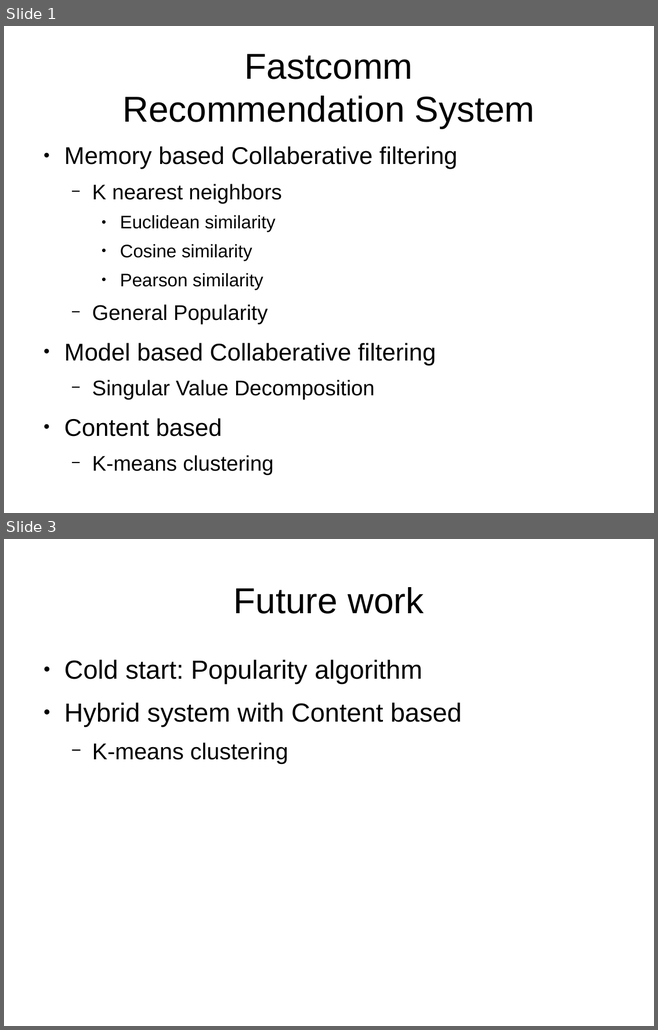
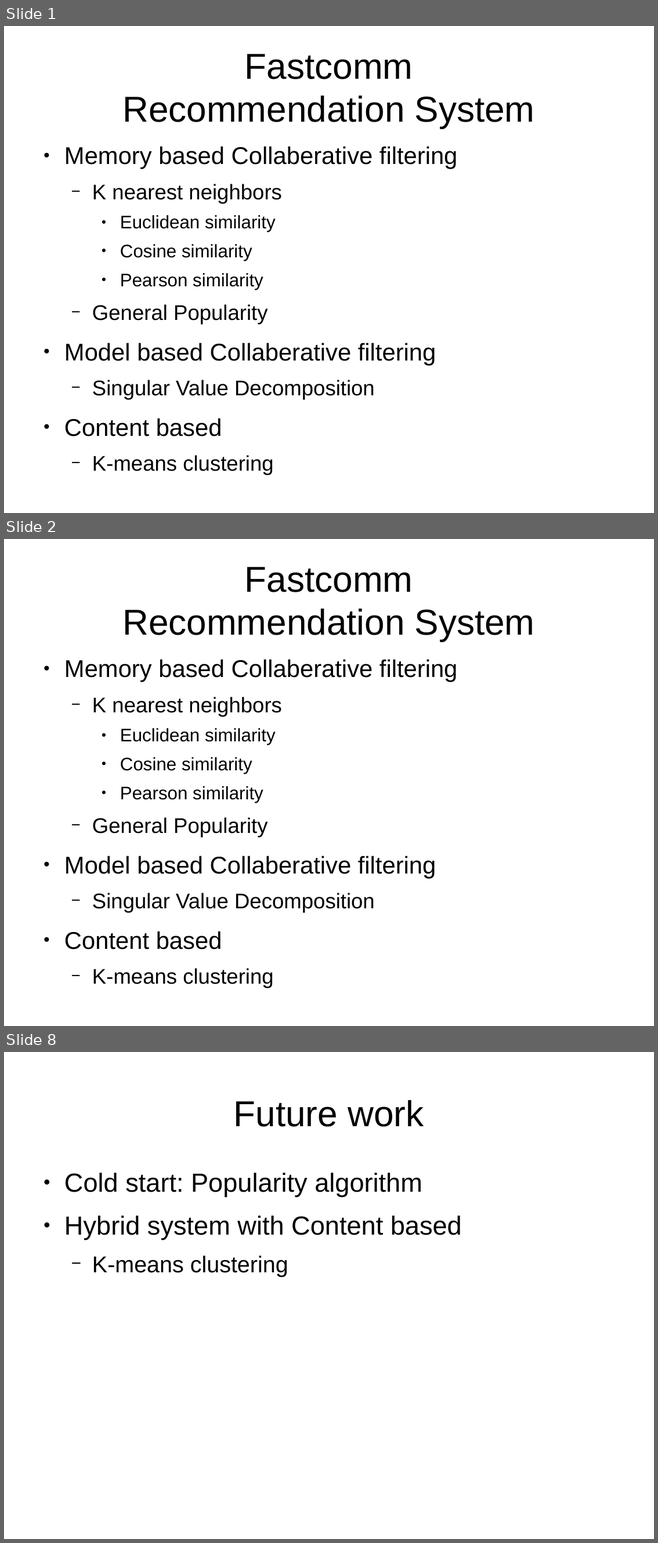
Before and after one commit to DriesSmit/Recommendation-System, a slide deck: Presentation.odp. Shown one above the other, each under a label of ours: slides 1 and 3 before the commit, slides 1, 2 and 8 after it; the slides between them are not shown. The pictures are 658x1030 and 658x1543 pixels, drawn with LibreOffice and Linux fonts; fonts in the diff are those of the drawing. Boxes give left, top, right and bottom in pixels: in the first picture for what was removed or moved away, otherwise in the second. Text is boxed around its words. In the diff, an @@ line names an element or a change of style, - is before the commit and + after.

```diff
--- a/Presentation.odp
+++ b/Presentation.odp
@@ slide 2 added at (4, 539, 654, 1026), background #FFFFFF @@
@@ title added at (122, 567, 535, 642), 44 pt, text #000000 @@
+Fastcomm
+Recommendation System
@@ text added at (64, 659, 458, 988), 29.6 pt, text #000000 @@
+● Memory based Collaberative filtering
+  − K nearest neighbors
+    ● Euclidean similarity
+    ● Cosine similarity
+    ● Pearson similarity
+  − General Popularity
+● Model based Collaberative filtering
+  − Singular Value Decomposition
+● Content based
+  − K-means clustering
@@ what was slide 3 is now slide 8 @@
```
Also in this commit, not shown: 1 slide changed, 4 other slides added, 6 other files.
